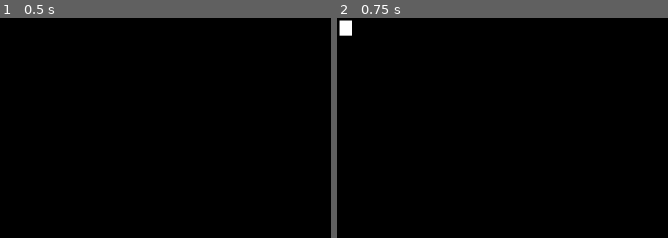
Above: before the commit, frames 1-2 (left to right).
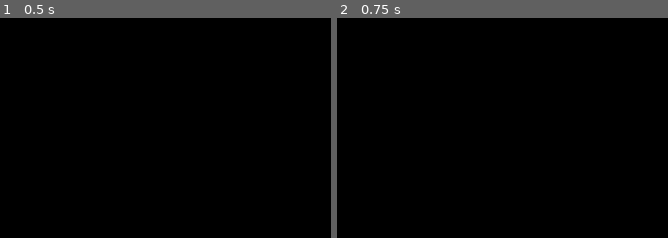
Above: after the commit, the same moments.

Repository: ari-goldman/asciicoditor
Game: Godot game, scene res://scenes/main.tscn
Two runs of this game, one before a commit and one after it. Both use one fixed random seed, a clock stepped at 60 frames per second and the inputs below.
Inputs (mouse positions are % of the whole screen's width and height, from its top left):
- Up to frame 1 (0.5 s): no input
- Up to frame 2 (0.75 s): tap Enter at 0.5 s; move the mouse to (1, 2) at 0.52 s; hold Alt (dropper) from 0.53 s (still down); click (1, 2) at 0.67 s
The pictures show only the part of the screen within x 0-50%, y 0-50%; the shares and areas given below are measured in that part.

Frame 1 is identical in both runs. In frame 2, 0.3% of the frame differs, in the area x 0-5%, y 0-9%.

Commit message:
- export no longer shows cursor - hovered on characters no longer stay dimmed after closing the palette - eye dropper tool now shows what is underneath cursor - removed hardcoded filepath in file export for desktop app

Diff:
--- a/scripts/Global.gd
+++ b/scripts/Global.gd
@@ -30,14 +30,6 @@
 signal selection_change
 signal save_flash
 
-func _ready() -> void:
-	pass
-	#var dropper_image: Image = DROPPER.get_image()
-	#dropper_image.resize(16, 16, Image.INTERPOLATE_NEAREST)
-	#DROPPER.
-	#DROPPER.get_image().resize(16, 16, Image.INTERPOLATE_NEAREST)
-	#print(type_string(typeof(DROPPER)))
-
 func _input(event: InputEvent) -> void:
 	if event.is_action_released("decrease_index"):
 		selected_color_index = posmod(selected_color_index - 1, COLORS.size())
@@ -51,14 +43,16 @@
 		undo_redo.redo()
 	elif event.is_action_pressed("undo"):
 		undo_redo.undo()
-	if Input.is_action_pressed("dropper"):
+	if Input.is_action_just_pressed("dropper"):
+		logic.refresh_all()
 		Input.set_default_cursor_shape(Input.CURSOR_HELP)
-	else:
+	elif Input.is_action_just_released("dropper"):
+		logic.refresh_all()
 		Input.set_default_cursor_shape(Input.CURSOR_CROSS)
-
 
 var save: FileDialog
 func save_image() -> void:
+	undo_redo.clear_history()
 	logic.prepare_save()
 	await get_tree().create_timer(0.1).timeout
 	var image: Image = get_viewport().get_texture().get_image()
@@ -81,9 +75,7 @@
 		save.connect("confirmed", func save() -> void:
 			if(str(save.current_file).trim_suffix(".png").is_empty()):
 				save.current_file = "asciicoditor-%s.png" % Time.get_datetime_string_from_system()
-			print("cur file: " + save.current_file)
-			print(save.current_path)
-			image.save_png("/Users/agoldman/Desktop/asciicoditor-2024-08-01T21:20:56.png")
+			image.save_png(save.current_path)
 			save.queue_free()
 			save = null
 		)
--- a/scripts/LogicScript.gd
+++ b/scripts/LogicScript.gd
@@ -31,8 +31,6 @@
 			pixel.darken()
 
 	if Input.is_action_just_released("selector"):
-		#DisplayServer.mouse_set_mode(DisplayServer.MOUSE_MODE_HIDDEN)
-
 		var view_size: Vector2 = get_viewport().get_visible_rect().size
 
 		if tween:
@@ -42,8 +40,7 @@
 			.set_ease(Tween.EASE_IN_OUT) \
 			.set_trans(Tween.TRANS_QUAD)
 
-		for pixel: Pixel in grid.get_children():
-			pixel.refresh_pixel()
+		refresh_all()
 
 func _setup_grid() -> void:
 	for child: Node in grid.get_children():
@@ -60,8 +57,13 @@
 			i += 1
 
 func prepare_save() -> void:
-	for pixel: Pixel in grid.get_children():
+	for pixel: Pixel in grid_array:
 		pixel.prepare_save()
 
 	var view_size: Vector2 = get_viewport().get_visible_rect().size
 	selector.position = view_size / 2.0 + view_size * 2 * Vector2.DOWN
+
+
+func refresh_all() -> void:
+	for pixel: Pixel in grid_array:
+			pixel.refresh_pixel()
--- a/scripts/PixelScript.gd
+++ b/scripts/PixelScript.gd
@@ -6,25 +6,9 @@
 signal clicked_on(pixel: Pixel)
 
 @onready var sprite: Sprite2D = $Sprite2D
-@onready var dark: bool = false
-	#set(value):
-		#if value:
-			#modulate_sprite(Global.COLORS[color_index].darkened(0.8))
-		#else:
-			#modulate_sprite(Global.COLORS[color_index])
-		#dark = value
 
 var color_index: int
-	#set(value):
-		#if Global.register_changes:
-			#Global.changes.add_change(Change.new(grid_index, character_index, color_index, character_index, value))
-			##Global.changes.add_change(Change.new(grid_index, ))
-		#color_index = value
 var character_index: int
-	#set(value):
-		#if Global.register_changes:
-			#Global.changes.add_change(Change.new(grid_index, character_index, color_index, value, color_index))
-		#character_index = value
 var hovered_on: bool = false
 var grid_index: int
 
@@ -64,6 +48,9 @@
 	hovered_on = true
 
 	if Input.is_action_pressed("selector"):
+		return
+
+	if Input.is_action_pressed("dropper"):
 		return
 
 	var primary_draw: bool = Input.is_action_pressed("draw")
@@ -134,12 +121,10 @@
 	_set_color(new_color_index, permanent, permanent)
 
 func refresh_pixel() -> void:
+	_set_character(character_index, false)
+	_set_color(color_index, false) # ensure color gets reset
 	if hovered_on:
 		_on_mouse_entered()
-		return
-
-	_set_character(character_index, true)
-	_set_color(color_index, true)
 
 var color_tween: Tween
 func _modulate_sprite_tween(color: Color, from_white: bool = false) -> void:
@@ -161,7 +146,7 @@
 	_modulate_sprite_tween(Global.COLORS[color_index], false)
 
 func prepare_save() -> void:
-	_edit_pixel(character_index, color_index, false)
-	#sprite.modulate = Global.COLORS[color_index]
+	_set_character(character_index, false)
+	_set_color(color_index, false, false)
 	if(sprite.modulate != Color(1.0, 1.0, 1.0, 1.0)):
 		push_error(sprite.modulate)
Not shown, removed: .DS_Store
Not shown, removed: assets/.DS_Store
